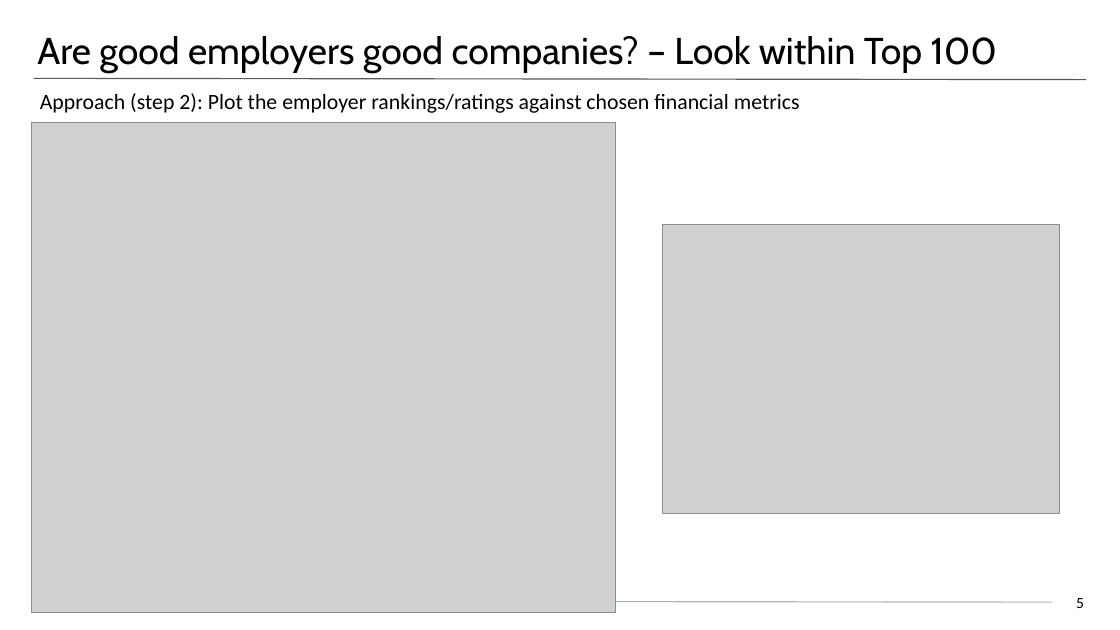
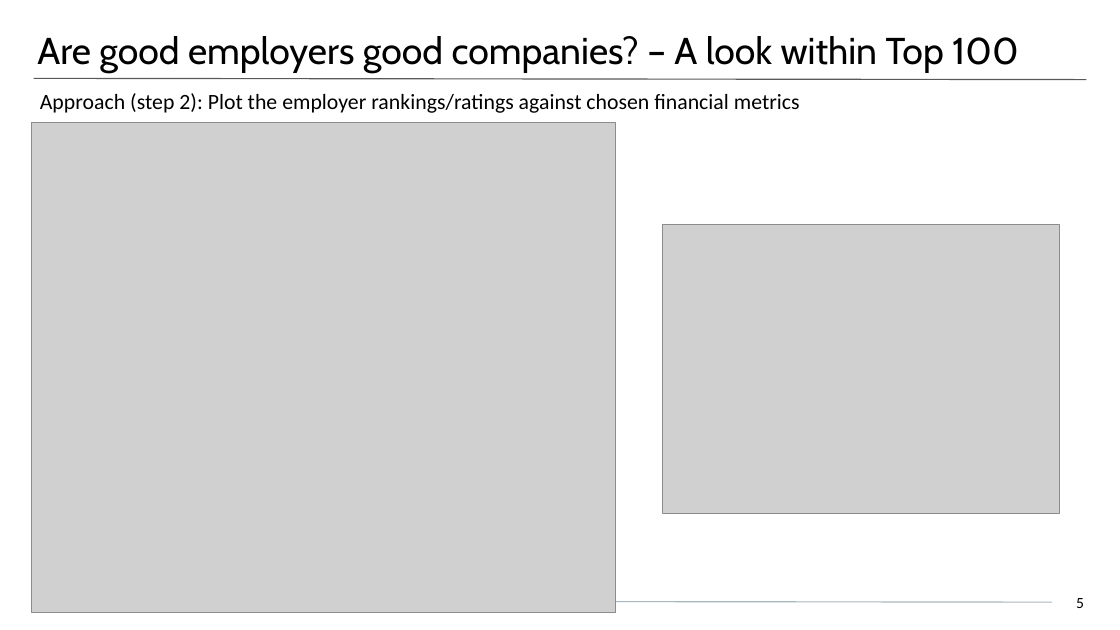
Before and after one commit to timonx11/Project-1-Demonstrasion-Group6, a slide deck: slide 5 of Presentation3.pptx. Drawn at 1120x630 pixels with LibreOffice and Linux fonts; fonts in the diff are those of the drawing; grey boxes stand for pictures. Boxes give left, top, right and bottom in pixels: in the first picture for what was removed or moved away, otherwise in the second. Text is boxed around its words. In the diff, an @@ line names an element or a change of style, - is before the commit and + after.

```diff
--- a/Presentation3.pptx
+++ b/Presentation3.pptx
@@ title at bbox=[37, 36, 1019, 73]: text changed @@
-Are good employers good companies? – Look within Top 100
+Are good employers good companies? – A look within Top 100
```
Also in this commit, not shown: 1 other slide changed, 3 other files.
